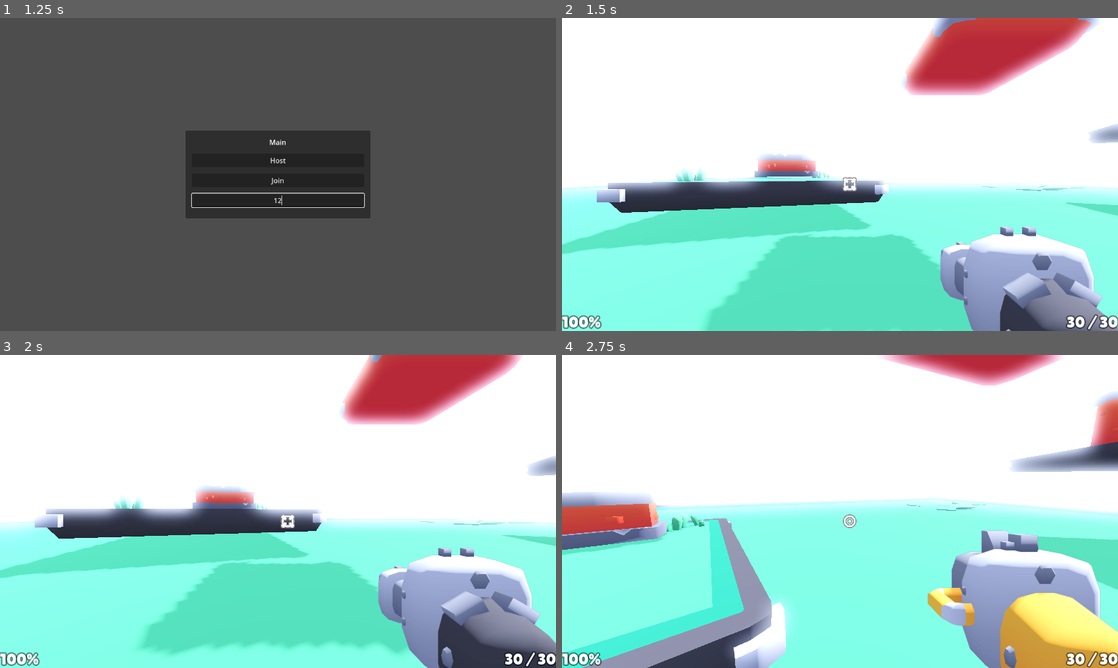
Above: before the commit, frames 1-4 (two rows, left to right).
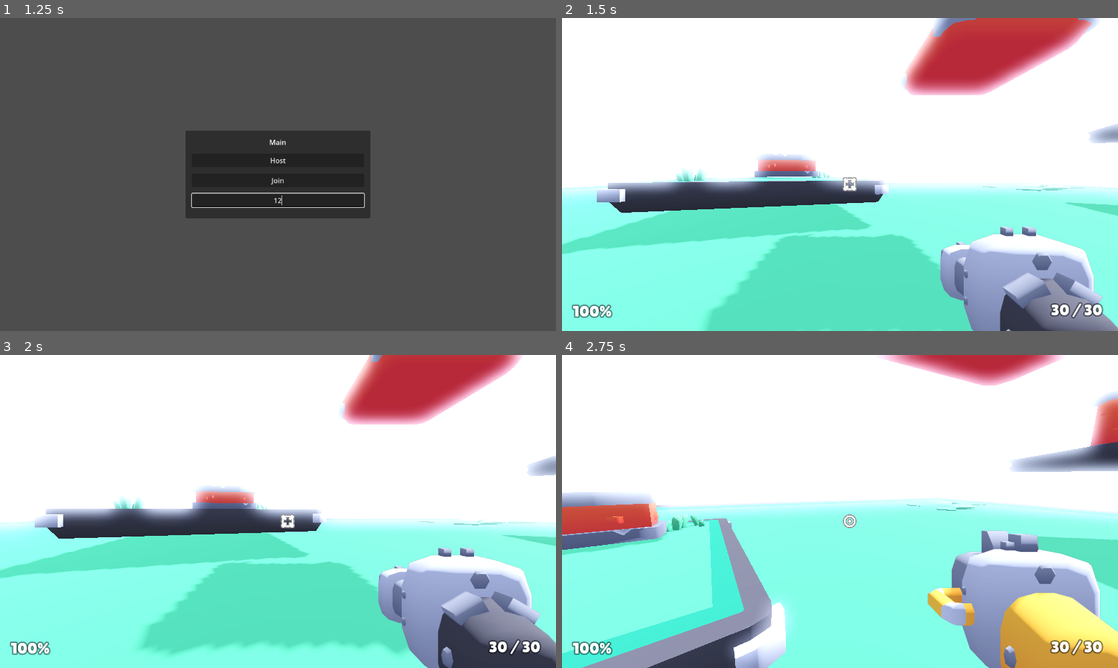
Above: after the commit, the same moments.

Repository: maidangkhanh/Blasher
Game: Godot game, scene res://scenes/main.tscn
Same seed, same stepped clock (60 frames per second), same inputs: the game is played once before the commit and once after it.
Inputs (mouse positions are in pixels of both pictures, inside the frame that each line leads up to):
- Up to frame 1 (1.25 s): click (278, 199) at 0.52 s; type "12" at 0.6 s
- Up to frame 2 (1.5 s): click "Host" at 1.25 s
- Up to frame 3 (2 s): no input
- Up to frame 4 (2.75 s): tap Enter at 2 s; move the mouse to (867, 511) at 2.02 s; hold W (move_forward) from 2.03 s (still down); tap E (weapon_toggle) at 2.1 s; tap Space (jump) at 2.27 s

Frame 1 is identical in both runs. In frame 2, 1.1% of the frame differs, in the area x 0-100%, y 90-100%; in frame 3, 1.1%; in frame 4, 1.2%.

Commit message:
next up rpc

Diff:
--- a/Starter-Kit-FPS-44334edba0bd0d6efa00fbe5c6fe5b5813655302/objects/player.gd
+++ b/Starter-Kit-FPS-44334edba0bd0d6efa00fbe5c6fe5b5813655302/objects/player.gd
@@ -31,7 +31,7 @@
 
 var tween:Tween
 
-signal health_updated(health)
+signal health_updated(health_value)
 signal ammo_updated(ammo_description)
 signal reloading_start(reload_time)
 signal reloading_finish
@@ -59,7 +59,8 @@
 	Input.mouse_mode = Input.MOUSE_MODE_CAPTURED
 	camera.current = true
 
-	crosshair = get_tree().root.get_node("Main/CanvasLayer/Crosshair")
+	health_updated.emit()
+	crosshair = get_tree().root.get_node("Main/CanvasLayer/HUD/Crosshair")
 	initiate_change_weapon(weapon_index)
 
 func _physics_process(delta):
@@ -123,7 +124,6 @@
 		camera.rotation.x = clamp(camera.rotation.x, -PI/2, PI/2)
 
 func handle_controls(_delta):
-
 	# Mouse capture
 
 	if Input.is_action_just_pressed("mouse_capture"):
@@ -249,7 +249,7 @@
 func action_weapon_toggle():
 
 	if Input.is_action_just_pressed("weapon_toggle"):
-
+		health_updated.emit(health)
 		weapon_index = wrap(weapon_index + 1, 0, weapons.size())
 		initiate_change_weapon(weapon_index)
 
@@ -300,6 +300,7 @@
 	crosshair.texture = weapon.crosshair
 	ammo_update()
 
+@rpc("any_peer","reliable")
 func damage(amount):
 	health -= amount
 	health_updated.emit(health) # Update health on HUD
--- a/Starter-Kit-FPS-44334edba0bd0d6efa00fbe5c6fe5b5813655302/scenes/main.gd
+++ b/Starter-Kit-FPS-44334edba0bd0d6efa00fbe5c6fe5b5813655302/scenes/main.gd
@@ -4,7 +4,6 @@
 @onready var address_entry = $CanvasLayer/MainMenu/MarginContainer/VBoxContainer/AddressEntry
 @onready var players = $Players
 @onready var hud = $CanvasLayer/HUD
-@onready var crosshair = $CanvasLayer/Crosshair
 
 const Player = preload("res://objects/player.tscn")
 const PORT = 9999
@@ -14,7 +13,6 @@
 func _on_host_button_pressed():
 	main_menu.hide()
 	hud.show()
-	crosshair.show()
 
 	enet_peer.create_server(PORT)
 	multiplayer.multiplayer_peer = enet_peer
@@ -28,7 +26,6 @@
 func _on_join_button_pressed():
 	main_menu.hide()
 	hud.show()
-	crosshair.show()
 
 	enet_peer.create_client("localhost", PORT)
 	multiplayer.multiplayer_peer = enet_peer
--- a/Starter-Kit-FPS-44334edba0bd0d6efa00fbe5c6fe5b5813655302/scenes/main.tscn
+++ b/Starter-Kit-FPS-44334edba0bd0d6efa00fbe5c6fe5b5813655302/scenes/main.tscn
@@ -74,53 +74,34 @@
 placeholder_text = "Adress"
 alignment = 1
 
-[node name="HUD" type="PanelContainer" parent="CanvasLayer"]
+[node name="HUD" type="Control" parent="CanvasLayer"]
 visible = false
-self_modulate = Color(1, 1, 1, 0)
-anchors_preset = 15
-anchor_right = 1.0
-anchor_bottom = 1.0
-grow_horizontal = 2
-grow_vertical = 2
+layout_mode = 3
+anchors_preset = 0
+offset_right = 40.0
+offset_bottom = 40.0
 script = ExtResource("2_hgkro")
 
 [node name="Health" type="Label" parent="CanvasLayer/HUD"]
-layout_mode = 2
+layout_mode = 1
+anchors_preset = 8
+anchor_left = 0.5
+anchor_top = 0.5
+anchor_right = 0.5
+anchor_bottom = 0.5
+offset_left = 5.0
+offset_top = 630.0
+offset_right = 95.0
+offset_bottom = 675.0
+grow_horizontal = 2
+grow_vertical = 2
 size_flags_horizontal = 0
 size_flags_vertical = 8
 text = "100%"
 label_settings = SubResource("LabelSettings_hjpmg")
 vertical_alignment = 2
 
-[node name="Gun HUD" type="VBoxContainer" parent="CanvasLayer/HUD"]
-layout_mode = 2
-size_flags_horizontal = 8
-size_flags_vertical = 8
-alignment = 1
-
-[node name="ReloadingText" type="Label" parent="CanvasLayer/HUD/Gun HUD"]
-visible = false
-layout_mode = 2
-text = "Reloading"
-label_settings = SubResource("LabelSettings_hwgvc")
-
-[node name="ReloadingBar" type="ProgressBar" parent="CanvasLayer/HUD/Gun HUD"]
-visible = false
-layout_mode = 2
-theme_override_styles/background = SubResource("StyleBoxFlat_3h1bp")
-theme_override_styles/fill = SubResource("StyleBoxFlat_gbcyq")
-show_percentage = false
-
-[node name="Ammo" type="Label" parent="CanvasLayer/HUD/Gun HUD"]
-layout_mode = 2
-text = "30 / 30"
-label_settings = SubResource("LabelSettings_hwgvc")
-
-[node name="ReloadTimer" type="Timer" parent="CanvasLayer/HUD/Gun HUD"]
-one_shot = true
-
-[node name="Crosshair" type="TextureRect" parent="CanvasLayer"]
-visible = false
+[node name="Crosshair" type="TextureRect" parent="CanvasLayer/HUD"]
 offset_left = 640.0
 offset_top = 360.0
 offset_right = 640.0
@@ -129,6 +110,65 @@
 size_flags_horizontal = 4
 size_flags_vertical = 4
 
+[node name="Gun HUD" type="Control" parent="CanvasLayer/HUD"]
+anchors_preset = 0
+offset_right = 40.0
+offset_bottom = 40.0
+
+[node name="ReloadingText" type="Label" parent="CanvasLayer/HUD/Gun HUD"]
+visible = false
+layout_mode = 1
+anchors_preset = 8
+anchor_left = 0.5
+anchor_top = 0.5
+anchor_right = 0.5
+anchor_bottom = 0.5
+offset_left = 1088.0
+offset_top = 530.0
+offset_right = 1243.0
+offset_bottom = 575.0
+grow_horizontal = 2
+grow_vertical = 2
+text = "Reloading"
+label_settings = SubResource("LabelSettings_hwgvc")
+
+[node name="ReloadingBar" type="ProgressBar" parent="CanvasLayer/HUD/Gun HUD"]
+visible = false
+layout_mode = 1
+anchors_preset = 8
+anchor_left = 0.5
+anchor_top = 0.5
+anchor_right = 0.5
+anchor_bottom = 0.5
+offset_left = 1088.0
+offset_top = 580.0
+offset_right = 1243.0
+offset_bottom = 625.0
+grow_horizontal = 2
+grow_vertical = 2
+theme_override_styles/background = SubResource("StyleBoxFlat_3h1bp")
+theme_override_styles/fill = SubResource("StyleBoxFlat_gbcyq")
+show_percentage = false
+
+[node name="Ammo" type="Label" parent="CanvasLayer/HUD/Gun HUD"]
+layout_mode = 1
+anchors_preset = 8
+anchor_left = 0.5
+anchor_top = 0.5
+anchor_right = 0.5
+anchor_bottom = 0.5
+offset_left = 1106.0
+offset_top = 630.0
+offset_right = 1225.0
+offset_bottom = 675.0
+grow_horizontal = 2
+grow_vertical = 2
+text = "30 / 30"
+label_settings = SubResource("LabelSettings_hwgvc")
+
+[node name="ReloadTimer" type="Timer" parent="CanvasLayer/HUD/Gun HUD"]
+one_shot = true
+
 [node name="WorldEnvironment" type="WorldEnvironment" parent="."]
 environment = ExtResource("1_q8fpv")
 
--- a/Starter-Kit-FPS-44334edba0bd0d6efa00fbe5c6fe5b5813655302/scripts/hud.gd
+++ b/Starter-Kit-FPS-44334edba0bd0d6efa00fbe5c6fe5b5813655302/scripts/hud.gd
@@ -4,6 +4,7 @@
 @onready var reloading_text = $"Gun HUD/ReloadingText"
 @onready var reloading_bar = $"Gun HUD/ReloadingBar"
 @onready var reload_timer = $"Gun HUD/ReloadTimer"
+@onready var health = $Health
 
 func _on_player_ammo_updated(ammo_description):
 	ammo_hud.text = str(ammo_description)
@@ -21,7 +22,8 @@
 	reloading_text.show()
 
 func _process(_delta):
-	reloading_bar.value = reloading_bar.max_value - reload_timer.time_left
+	if reload_timer.time_left >0:
+		reloading_bar.value = reloading_bar.max_value - reload_timer.time_left
 
 
 func _on_player_reload_interupt():
@@ -30,5 +32,6 @@
 	reload_timer.stop()
 
 
-func _on_player_health_updated(health):
-	$Health.text = str(health) + "%"
+func _on_player_health_updated(health_value):
+	print("health")
+	health.text = str(health_value) + "%"
